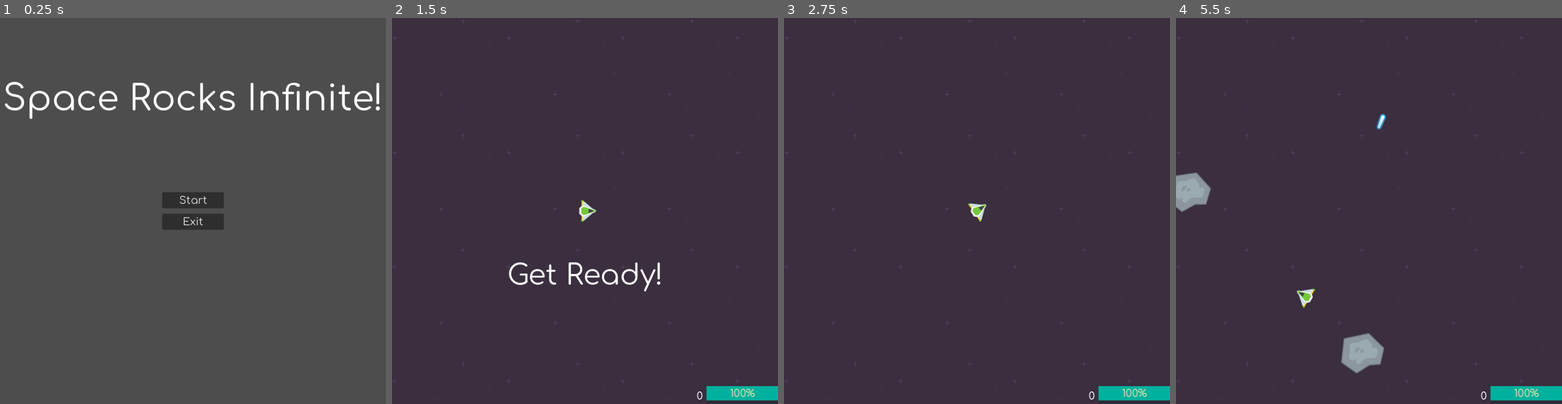
Above: before the commit, frames 1-4 (left to right).
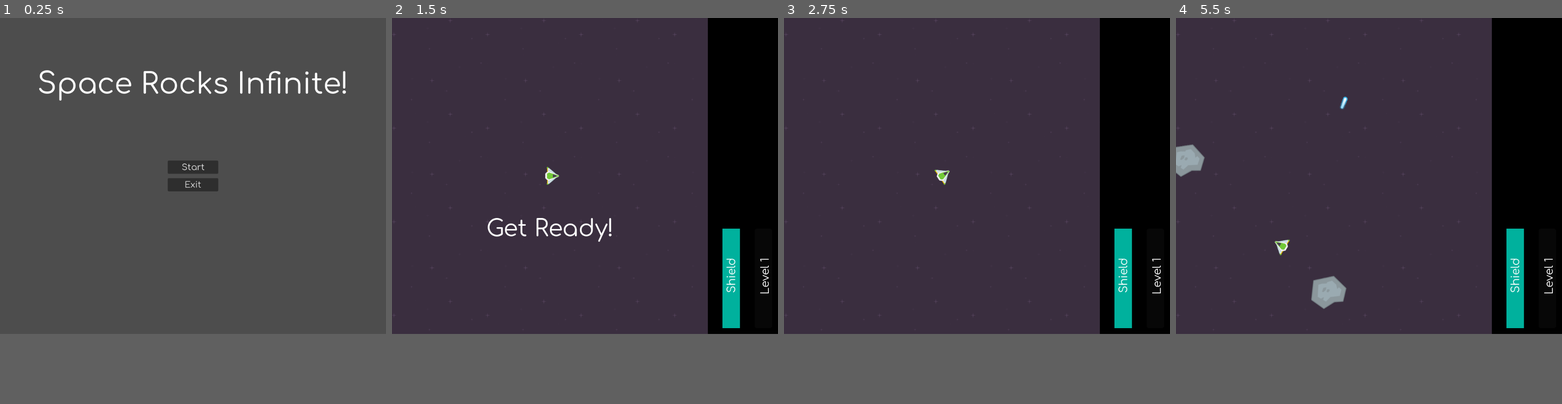
Above: after the commit, the same moments.

Repository: kwakoo-dev/20gc-04-asteroids
Game: Godot game, scene res://scenes/main_title.tscn
The game is run twice, just before and just after one commit, with the same random seed, the same clock (stepped at 60 frames per second) and the same inputs. Sound files missing from this copy of the repository are replaced by a short silence.
Inputs:
- Up to frame 1 (0.25 s): no input
- Up to frame 2 (1.5 s): click "Start" at 0.5 s; hold D (right) from 1.28 s (still down); hold Space (shoot) from 1.28 s (still down)
- Up to frame 3 (2.75 s): release D (right) at 2.03 s; release Space (shoot) at 2.03 s; hold A (left) from 2.03 s (still down); tap Space (shoot) at 2.1 s
- Up to frame 4 (5.5 s): release A (left) at 2.78 s; hold D (right) 2.78-3.53 s; hold Space (shoot) 2.78-3.53 s; hold W (accelerate) 3.53-4.28 s; tap Space (shoot) at 3.6, 5.1 s; hold Space (shoot) 4.28-5.03 s; hold A (left) from 4.28 s (still down)
In our replay, the window is 799x799 before the commit and 799x654 after it. These sizes can differ from the game's own. Grey fills any space a smaller window leaves; there, only what the larger window draws over its background counts as a difference.

The runs differ from the first frame. In frame 1, 5.0% of the frame differs, in the area x 1-99%, y 13-55%; in frame 2, 17%; in frame 3, 16%; in frame 4, 18%, in the area x 0-100%, y 0-100%.

Commit message:
current progress

Diff:
--- a/locale/translations.csv
+++ b/locale/translations.csv
@@ -1,6 +1,6 @@
 key,en,pl
 GET_READY,Get Ready!,Przygotuj się!
-TITLE,Space Rocks Infinite!,
+TITLE,Space Rocks Infinite!,Space Rocks Infinite!
 START_BUTTON,Start,Start
 EXIT_BUTTON,Exit,Wyjście
 GAME_OVER,Game Over!,Koniec Gry!
--- a/project.godot
+++ b/project.godot
@@ -21,7 +21,7 @@
 
 [display]
 
-window/size/viewport_width=864
+window/size/viewport_width=1056
 window/size/viewport_height=864
 
 [editor]
--- /dev/null
+++ b/scenes/asteroid_2.tscn
@@ -0,0 +1,17 @@
+[gd_scene load_steps=5 format=3 uid="uid://mvvnqa3u1oyw"]
+
+[ext_resource type="Script" uid="uid://ce2lnikmss13o" path="res://scripts/asteroid_2.gd" id="1_e6cmj"]
+[ext_resource type="AudioStream" uid="uid://cvvkxnkt1q40h" path="res://sfx/Boom74.wav" id="2_xkxpd"]
+[ext_resource type="PackedScene" uid="uid://c88ye3yywciop" path="res://scenes/explosion_particles.tscn" id="3_7k754"]
+[ext_resource type="AudioStream" uid="uid://ctnsm27k4g7b5" path="res://sfx/Hit49.wav" id="4_ay8rt"]
+
+[node name="Asteroid2" type="RigidBody2D"]
+script = ExtResource("1_e6cmj")
+
+[node name="ExplosionSound" type="AudioStreamPlayer" parent="."]
+stream = ExtResource("2_xkxpd")
+
+[node name="ExplosionParticles" parent="." instance=ExtResource("3_7k754")]
+
+[node name="ShipCollide" type="AudioStreamPlayer2D" parent="."]
+stream = ExtResource("4_ay8rt")
--- /dev/null
+++ b/scenes/asteroid_2_big.tscn
@@ -0,0 +1,17 @@
+[gd_scene load_steps=4 format=3 uid="uid://chf07gjrdl30l"]
+
+[ext_resource type="Script" uid="uid://ce2lnikmss13o" path="res://scripts/asteroid_2.gd" id="1_n2pmb"]
+[ext_resource type="Texture2D" uid="uid://dlxv0g000viee" path="res://gfx/meteorGrey_big1.png" id="2_l0nqd"]
+
+[sub_resource type="CircleShape2D" id="CircleShape2D_p8mah"]
+radius = 40.7922
+
+[node name="Asteroid2Big" type="RigidBody2D"]
+script = ExtResource("1_n2pmb")
+metadata/_custom_type_script = "uid://ce2lnikmss13o"
+
+[node name="Sprite" type="Sprite2D" parent="."]
+texture = ExtResource("2_l0nqd")
+
+[node name="CollisionShape2D" type="CollisionShape2D" parent="."]
+shape = SubResource("CircleShape2D_p8mah")
--- a/scenes/game.tscn
+++ b/scenes/game.tscn
@@ -72,33 +72,109 @@
 [node name="AsteroidSpawnSound" type="AudioStreamPlayer" parent="."]
 stream = ExtResource("9_0tnpc")
 
-[node name="LifeBar" parent="." instance=ExtResource("10_vtaks")]
-offset_left = 704.0
-offset_top = 824.0
-offset_right = 864.0
-offset_bottom = 856.0
+[node name="SidePanel" type="Control" parent="."]
+z_index = 1515
+custom_minimum_size = Vector2(192, 864)
+layout_mode = 3
+anchors_preset = 15
+anchor_right = 1.0
+anchor_bottom = 1.0
+offset_left = 864.0
+offset_right = 1056.0
+offset_bottom = 864.0
+grow_horizontal = 2
+grow_vertical = 2
+size_flags_horizontal = 3
+size_flags_vertical = 3
 
-[node name="ScoreLabel" type="Label" parent="."]
+[node name="ColorRect" type="ColorRect" parent="SidePanel"]
+layout_mode = 1
+anchors_preset = 15
+anchor_right = 1.0
+anchor_bottom = 1.0
+grow_horizontal = 2
+grow_vertical = 2
+color = Color(0, 0, 0, 1)
+
+[node name="ScoreLabel" type="Label" parent="SidePanel"]
+z_index = 1
+layout_mode = 1
 anchors_preset = 2
 anchor_top = 1.0
 anchor_bottom = 1.0
-offset_left = 568.0
-offset_top = 832.0
-offset_right = 696.0
-offset_bottom = 864.0
+offset_left = -16.0
+offset_top = 92.0
+offset_right = 112.0
+offset_bottom = 124.0
 grow_vertical = 0
 theme = ExtResource("11_kvpfn")
 text = "0"
 horizontal_alignment = 2
 
-[node name="LevelUpProgress" type="ProgressBar" parent="."]
-offset_left = 704.0
-offset_top = 856.0
-offset_right = 864.0
-offset_bottom = 864.0
+[node name="LevelUpProgress" type="ProgressBar" parent="SidePanel"]
+z_index = 1
+layout_mode = 0
+offset_left = 128.0
+offset_top = 576.0
+offset_right = 176.0
+offset_bottom = 848.0
 theme_override_styles/fill = SubResource("StyleBoxFlat_kvpfn")
+fill_mode = 3
 show_percentage = false
+
+[node name="Level" type="Label" parent="SidePanel/LevelUpProgress"]
+layout_mode = 1
+anchors_preset = 8
+anchor_left = 0.5
+anchor_top = 0.5
+anchor_right = 0.5
+anchor_bottom = 0.5
+offset_left = -40.0
+offset_top = 128.0
+offset_right = 229.0
+offset_bottom = 219.0
+grow_horizontal = 2
+grow_vertical = 2
+rotation = 4.71239
+theme_override_font_sizes/font_size = 30
+text = "Level 1"
+horizontal_alignment = 1
+vertical_alignment = 1
+
+[node name="LifeBar" parent="SidePanel" instance=ExtResource("10_vtaks")]
+z_index = 1
+layout_mode = 1
+anchors_preset = -1
+anchor_left = 0.833
+anchor_top = 0.963
+anchor_right = 0.833
+anchor_bottom = 0.963
+offset_left = -119.936
+offset_top = -256.032
+offset_right = -71.936
+offset_bottom = 15.968
+fill_mode = 3
+show_percentage = false
+
+[node name="Label" type="Label" parent="SidePanel/LifeBar"]
+layout_mode = 1
+anchors_preset = 8
+anchor_left = 0.5
+anchor_top = 0.5
+anchor_right = 0.5
+anchor_bottom = 0.5
+offset_left = -16.0
+offset_top = 40.0
+offset_right = 80.0
+offset_bottom = 75.0
+grow_horizontal = 2
+grow_vertical = 2
+rotation = 4.71239
+theme_override_font_sizes/font_size = 30
+text = "Shield"
+horizontal_alignment = 1
+vertical_alignment = 1
 
 [connection signal="timeout" from="SpawnTimer" to="." method="_on_spawn_timer_timeout"]
 [connection signal="timeout" from="GetReadyTimer" to="." method="_on_get_ready_timer_timeout"]
-[connection signal="value_changed" from="LevelUpProgress" to="." method="_on_level_up_progress_value_changed"]
+[connection signal="value_changed" from="SidePanel/LevelUpProgress" to="." method="_on_level_up_progress_value_changed"]
--- /dev/null
+++ b/scripts/asteroid_2.gd
@@ -0,0 +1,50 @@
+extends RigidBody2D
+class_name Asteroid2
+
+@export
+var asteroid_initial_force : int = 10000
+var asteroid_size : Enums.AsteroidSize
+
+var current_direction : Vector2 = Vector2.RIGHT
+var rotation_speed : float = 1000
+
+@onready
+var wrap_margin : float = 32.0
+@onready
+var viewport : Vector2 = get_viewport_rect().size
+
+var alive = true
+
+func start_moving(start_direction : Vector2) -> void:
+	rotation_speed = randf_range(-1, 1)
+	apply_force(start_direction.normalized() * asteroid_initial_force)
+
+func _physics_process(delta: float) -> void:
+	rotate(rotation_speed * delta)
+	var collision : KinematicCollision2D  = move_and_collide(current_direction * delta)
+	if collision:
+		linear_velocity = linear_velocity.bounce(collision.get_normal())
+		var collider = collision.get_collider()
+		if collider && collider.is_in_group("ships"):
+			SignalBus.ship_asteroid_collided.emit()
+			$ShipCollide.play()
+
+func _integrate_forces(state: PhysicsDirectBodyState2D) -> void:
+	wrap_asteroid(state)
+
+func wrap_asteroid(state: PhysicsDirectBodyState2D) -> void:
+	var updated_transform = state.get_transform()
+	updated_transform.origin.x = wrapf(position.x, -wrap_margin, viewport.x + wrap_margin)
+	updated_transform.origin.y = wrapf(position.y, -wrap_margin, viewport.y + wrap_margin)
+	state.set_transform(updated_transform)
+
+func explode() -> void:
+	if !alive:
+		return
+	$ExplosionParticles.emitting = true
+	alive = false
+	$CollisionShape2D.set_deferred("disabled", true)
+	$ExplosionSound.play()
+	await $ExplosionSound.finished
+	SignalBus.asteroid_destroyed.emit(position, get_global_transform().get_rotation(), asteroid_size)
+	queue_free()
--- a/scripts/game.gd
+++ b/scripts/game.gd
@@ -16,6 +16,7 @@
 @export
 var max_asteroid_count = 3
 
+var level : int = 1
 var asteroids_destroyed : int = 0
 var score : int = 0
 
@@ -29,7 +30,7 @@
 
 func _on_asteroid_destroyed(last_position : Vector2, last_rotation : float, size : Enums.AsteroidSize) -> void:
 	asteroids_destroyed += 1
-	$LevelUpProgress.value += 10
+	$SidePanel/LevelUpProgress.value += 10
 	match size:
 		Enums.AsteroidSize.BIG:
 			score += 100
@@ -39,7 +40,7 @@
 			spawn_small_asteroid(last_position, last_rotation)
 		Enums.AsteroidSize.SMALL:
 			score += 400
-	$ScoreLabel.text = str(score)
+	$SidePanel/ScoreLabel.text = str(score)
 
 func _on_spawn_timer_timeout() -> void:
 	var asteroids_count : int = get_tree().get_nodes_in_group("asteroids").size()
@@ -91,5 +92,7 @@
 
 func _on_level_up_progress_value_changed(value: float) -> void:
 	if value >= 100:
+		level += 1
 		max_asteroid_count += 1
-		$LevelUpProgress.value = 0
+		$SidePanel/LevelUpProgress.value = 0
+		$SidePanel/LevelUpProgress/Level.text = "LEVEL " + str(level)
--- a/scripts/ship.gd
+++ b/scripts/ship.gd
@@ -14,7 +14,7 @@
 @onready
 var wrap_margin : float = ($ShiipSprite.get_rect().size.x + $ShiipSprite.get_rect().size.y) / 8.0
 @onready
-var viewport : Vector2 = get_viewport_rect().size
+var viewport : Vector2 = Vector2(864, 864)
 
 func _physics_process(delta: float) -> void:
 	var rotation_input : float = Input.get_axis("left", "right")
Not shown, added: scripts/asteroid_2.gd.uid
